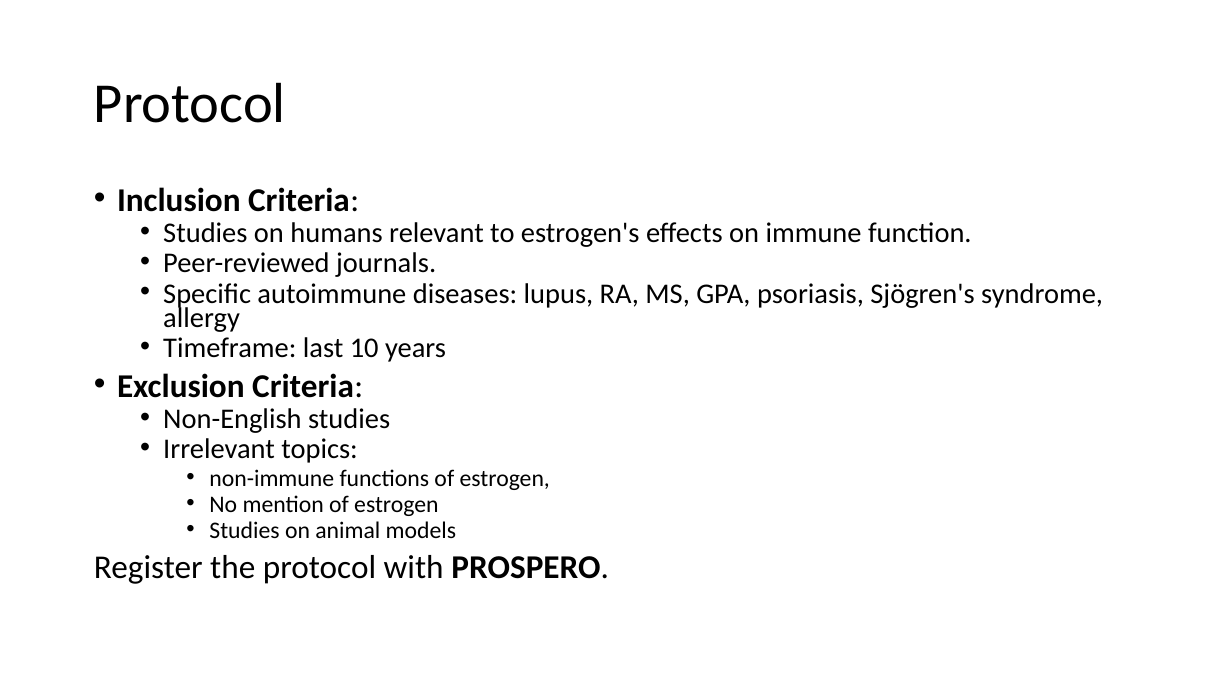
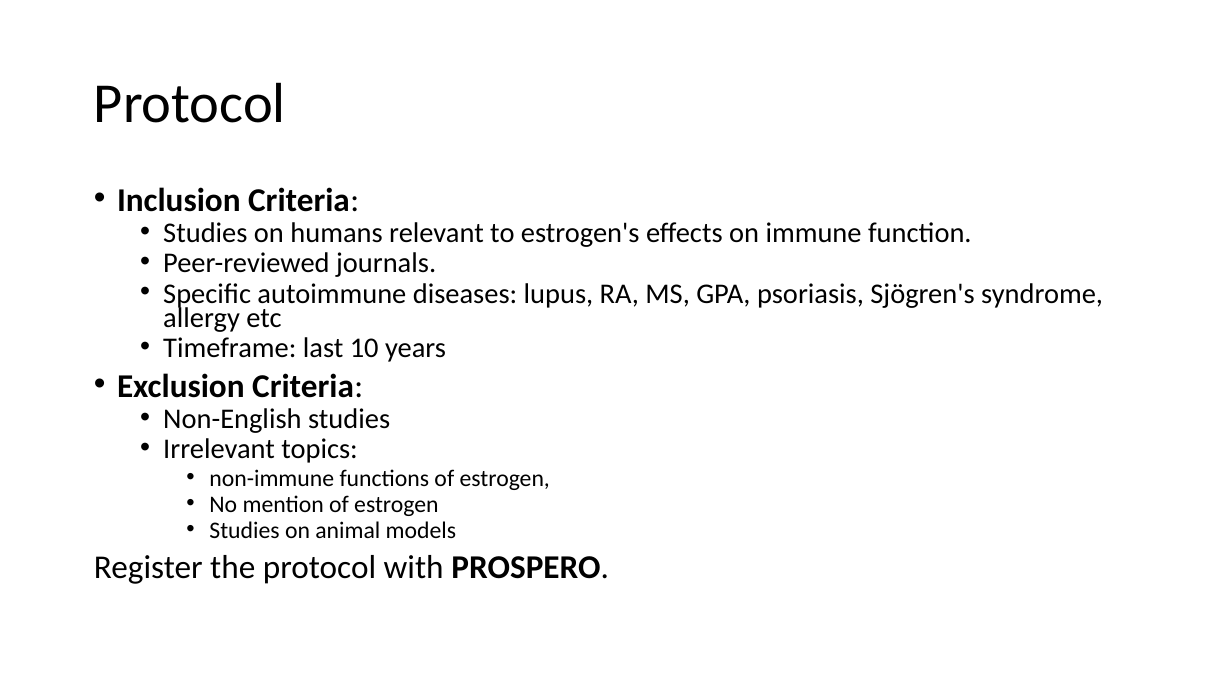
Before and after one commit to BruceChen034020/EstrogenImmunomodulationSystematicReview, a slide deck: slide 3 of Estrogen as an immunomodulator and its role in.pptx. Drawn at 1232x693 pixels with LibreOffice and Linux fonts; fonts in the diff are those of the drawing. Boxes give left, top, right and bottom in pixels: in the first picture for what was removed or moved away, otherwise in the second. Text is boxed around its words. In the diff, an @@ line names an element or a change of style, - is before the commit and + after.

```diff
--- a/Estrogen as an immunomodulator and its role in.pptx
+++ b/Estrogen as an immunomodulator and its role in.pptx
@@ text at box(163, 283, 1103, 332): text changed @@
-  • Specific autoimmune diseases: lupus, RA, MS, GPA, psoriasis, Sjögren's syndrome, allergy
+  • Specific autoimmune diseases: lupus, RA, MS, GPA, psoriasis, Sjögren's syndrome, allergy etc
```
Also in this commit, not shown: 1 other slide changed, 1 slide added.
